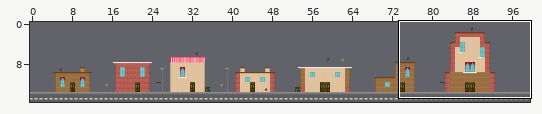
An edit to a level. Tiled map, assets/TiledMap/MapVibe.tmx. The picture above shows the old version from afar; the outline marks the close-up.
Close-up. Before the edit:
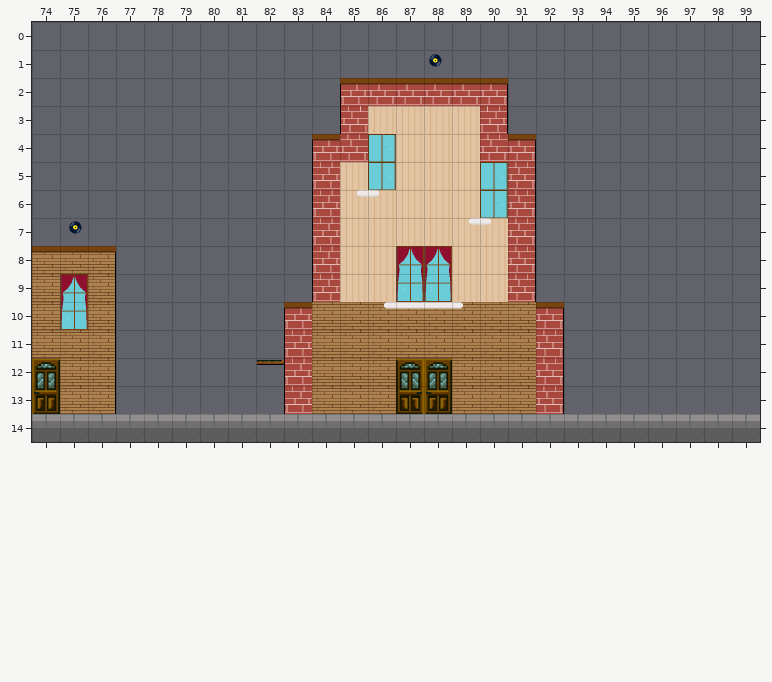
Cells are 64x64 px. Shown: x 74..99, y 0..14. The commit also changed other parts of the map, which this record leaves out. The commit also replaced the tileset; all pictures use the new one.
Once edited:
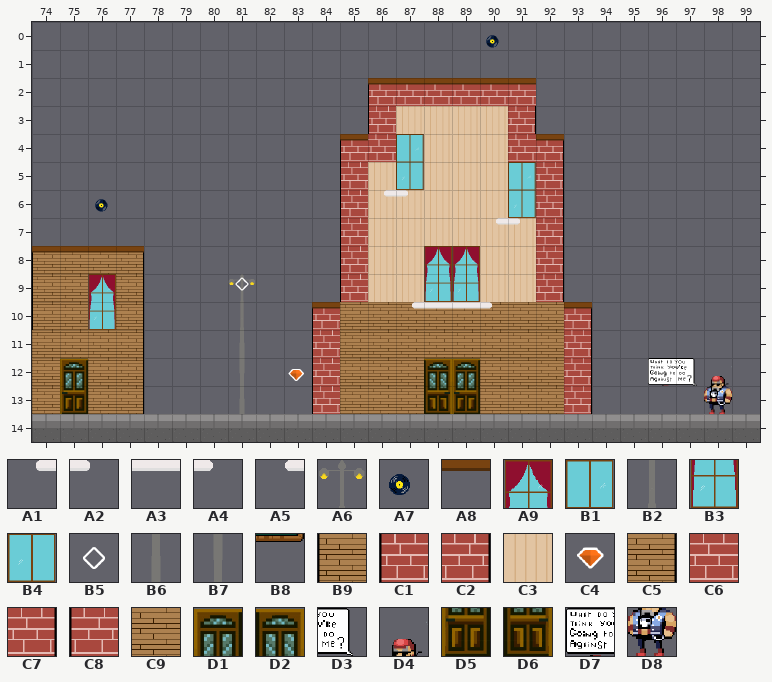
Key: from "Tile_sheet2": A1 4, A2 4 flipped left-right, A3 5, A4 6, A5 6 flipped left-right, A6 8, A7 10, A8 15, A9 16, B1 17, B2 21, B3 29, B4 30, B5 32, B6 34, B7 34 turned 180, B8 36, B9 39, C1 40, C2 40 flipped left-right, C3 42, C4 49, C5 54, C6 65, C7 66, C8 66 flipped left-right, C9 67, D1 70, D2 70 flipped left-right, D3 71 turned 90, D4 72, D5 83, D6 83 flipped left-right, D7 84 turned 90, D8 85.
__ is an empty cell.
Objects are placed by their top-left corner, in cells (3,4 is the top-left corner of cell 3,4); size is 1x1 cell unless given.
Tiles of an added or newly shown layer are drawn over the layers below it.
From old to new:
{"where": "layer \"décor\""}
{"y":2,"x":85,"old":"C8 C6","new":"__ C1"}
{"y":2,"x":90,"old":"C7 __","new":"C6 C6"}
{"y":3,"x":85,"old":"C1 C3","new":"__ C1"}
{"y":3,"x":90,"old":"C2 __","new":"C3 C7"}
{"y":4,"x":84,"old":"C8 C6 B1 C3","new":"__ C1 C6 B1"}
{"y":4,"x":90,"old":"C6 C7 __","new":"C3 C6 C7"}
{"y":5,"x":84,"old":"C8 C3 B1 C3","new":"__ C1 C3 B4"}
{"y":5,"x":90,"old":"B1 C7 __","new":"C3 B1 C7"}
{"y":6,"x":84,"old":"C8 C3","new":"__ C1"}
{"y":6,"x":90,"old":"B1 C7 __","new":"C3 B4 C7"}
{"y":7,"x":84,"old":"C8 C3","new":"__ C1"}
{"y":7,"x":91,"old":"C7 __","new":"C3 C7"}
{"y":8,"x":74,"old":"C9","new":"B9"}
{"y":8,"x":76,"old":"C5 __","new":"C9 C5"}
{"y":8,"x":84,"old":"C8 C3","new":"__ C1"}
{"y":8,"x":87,"old":"A9","new":"C3"}
{"y":8,"x":89,"old":"C3","new":"A9"}
{"y":8,"x":91,"old":"C7 __","new":"C3 C7"}
{"y":9,"x":74,"old":"C9 A9 C5 __","new":"B9 C9 A9 C5"}
{"y":9,"x":81,"old":"__","new":"A6"}
{"y":9,"x":84,"old":"C8 C3","new":"__ C1"}
{"y":9,"x":87,"old":"B3","new":"C3"}
{"y":9,"x":89,"old":"C3","new":"B3"}
{"y":9,"x":91,"old":"C7 __","new":"C3 C7"}
{"y":10,"x":74,"old":"C9 B3 C5 __","new":"B9 C9 B3 C5"}
{"y":10,"x":81,"old":"__","new":"B2"}
{"y":10,"x":83,"old":"C8 C9","new":"__ C1"}
{"y":10,"x":92,"old":"C7 __","new":"C9 C7"}
{"y":11,"x":76,"old":"C5 __","new":"C9 C5"}
{"y":11,"x":81,"old":"__","new":"B6"}
{"y":11,"x":83,"old":"C8 C9","new":"__ C1"}
{"y":11,"x":92,"old":"C7 __","new":"C9 C7"}
{"y":12,"x":74,"old":"D1 C9 C5 __","new":"C9 D1 C9 C5"}
{"y":12,"x":81,"old":"__","new":"B7"}
{"y":12,"x":83,"old":"C8 C9","new":"__ C1"}
{"y":12,"x":87,"old":"D2 D1 C9","new":"C9 D2 D1"}
{"y":12,"x":92,"old":"C7 __","new":"C9 C7"}
{"y":13,"x":74,"old":"D5 C9 C5 __","new":"C9 D5 C9 C5"}
{"y":13,"x":81,"old":"__","new":"B6"}
{"y":13,"x":83,"old":"C8 C9","new":"__ C1"}
{"y":13,"x":87,"old":"D6 D5 C9","new":"C9 D6 D5"}
{"y":13,"x":92,"old":"C7 __","new":"C9 C7"}
{"where": "layer \"ligths\""}
{"now": "B5 at 81,8.9"}
{"where": "layer \"vinile\""}
{"now": "A7 at 90,0.2"}
{"now": "A7 at 76.1,6"}
{"was": "A7 at 88,0.9"}
{"was": "A7 at 75.1,6.8"}
{"where": "layer \"image\" (added)"}
{"y":12,"x":96,"old":"__ __ __","new":"D7 D3 D4"}
{"y":13,"x":98,"old":"__","new":"D8"}
{"where": "layer \"Motard\""}
{"now": "C4 at 82.9,12.1"}
{"was": "B8 at 82,12.1"}
{"where": "layer \"platformes\""}
{"y":2,"x":85,"old":"A8","new":"__"}
{"y":2,"x":91,"old":"__","new":"A8"}
{"y":4,"x":84,"old":"A8 __","new":"__ A8"}
{"y":4,"x":91,"old":"A8 __","new":"__ A8"}
{"y":6,"x":85,"old":"A5 A4 __","new":"__ A1 A2"}
{"y":7,"x":89,"old":"A5 A4 __","new":"__ A1 A2"}
{"y":8,"x":74,"old":"__","new":"A8"}
{"y":8,"x":76,"old":"__ __","new":"A8 A8"}
{"y":10,"x":83,"old":"A8 __","new":"__ A8"}
{"y":10,"x":86,"old":"A1 A3","new":"__ A1"}
{"y":10,"x":89,"old":"A4 __","new":"A3 A2"}
{"y":10,"x":92,"old":"A8 __","new":"__ A8"}
{"where": "layer \"sol\""}
{"y":8,"x":74,"old":"A8","new":"__"}
{"y":8,"x":76,"old":"A8","new":"__"}
{"label":"added","picture_box":[486,35,499,48]}
{"label":"removed","picture_box":[429,54,442,67]}
{"label":"changed","picture_box":[228,78,592,414]}
{"label":"changed","picture_box":[69,199,108,234]}
{"label":"changed","picture_box":[32,246,144,414]}
{"label":"added","picture_box":[648,358,732,414]}
